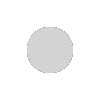
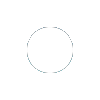
Layer changes from the first (100, 100) image to the second:
added layer "Pasted Layer" above "Background" over <box>27,27,73,73</box>
